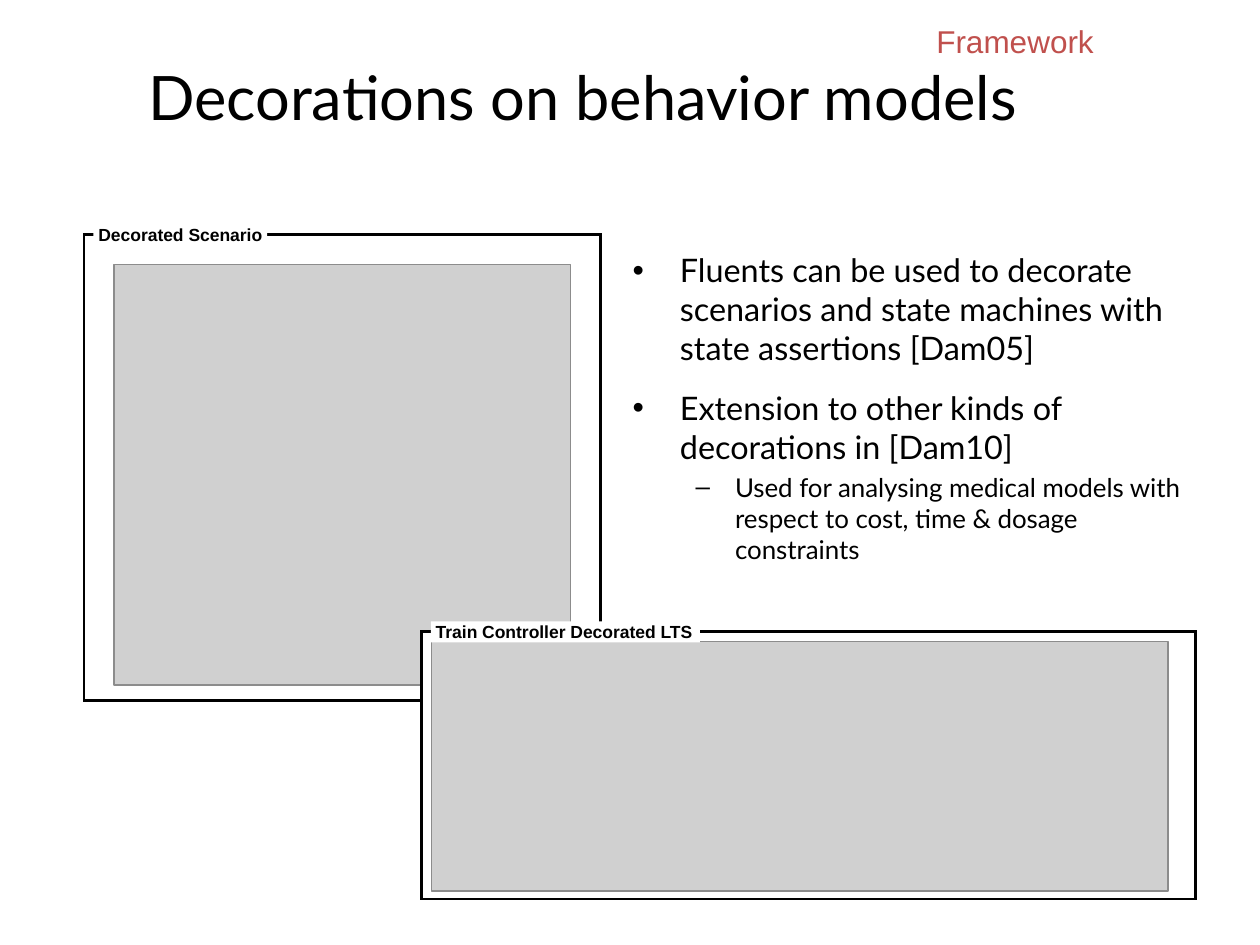
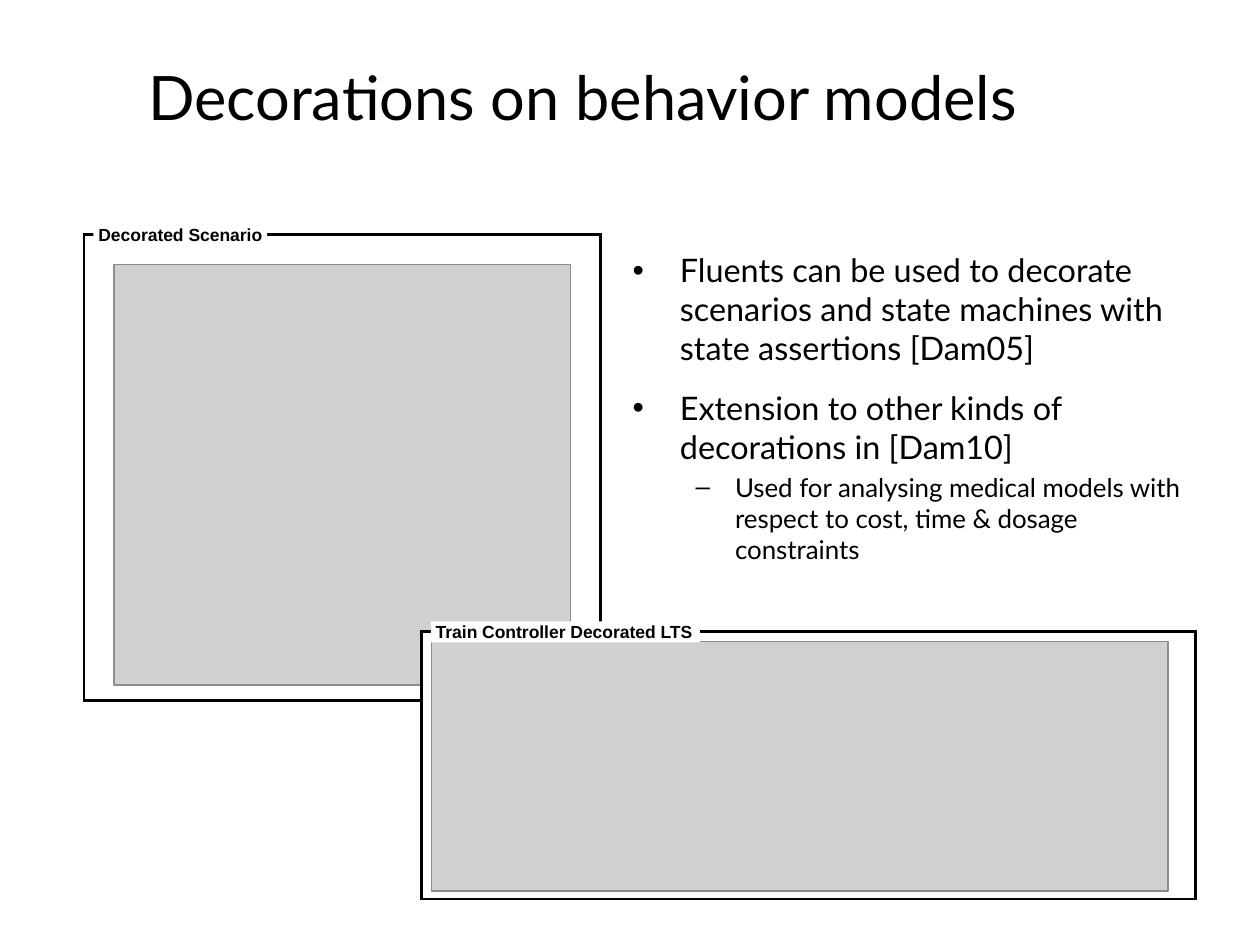
Before and after one commit to blambeau/phd, a slide deck: slide 46 of private-defense/slides.pptx (slide 41 before the commit). Drawn at 1260x945 pixels with LibreOffice and Linux fonts; fonts in the diff are those of the drawing; grey boxes stand for pictures. Boxes give left, top, right and bottom in pixels: in the first picture for what was removed or moved away, otherwise in the second. Text is boxed around its words. In the diff, an @@ line names an element or a change of style, - is before the commit and + after.

```diff
--- a/private-defense/slides.pptx
+++ b/private-defense/slides.pptx
@@ text removed at (x1=936, y1=30, x2=1093, y2=54) @@
-Framework
```
Also in this commit, not shown: 3 other slides changed, 9 slides added, 34 slides removed.
